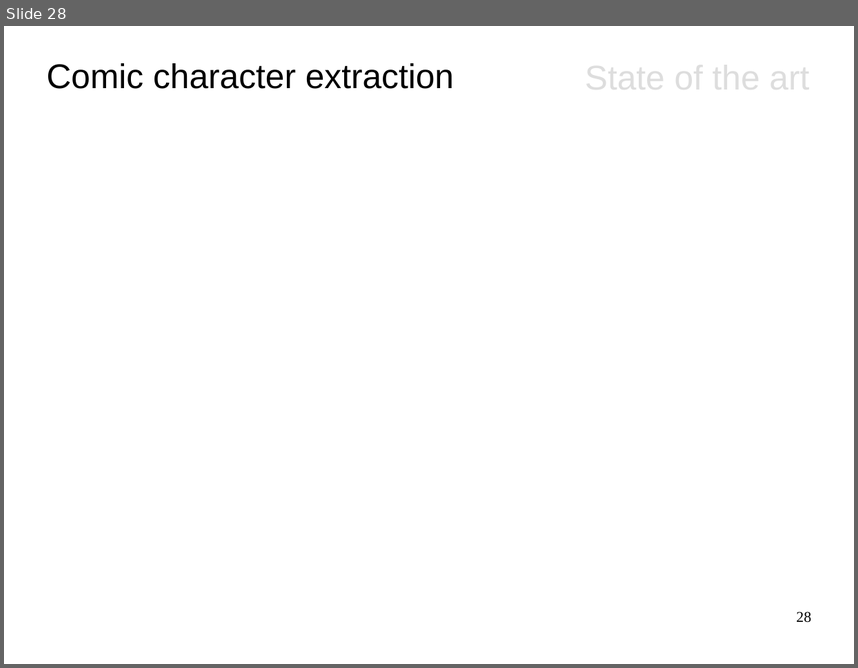
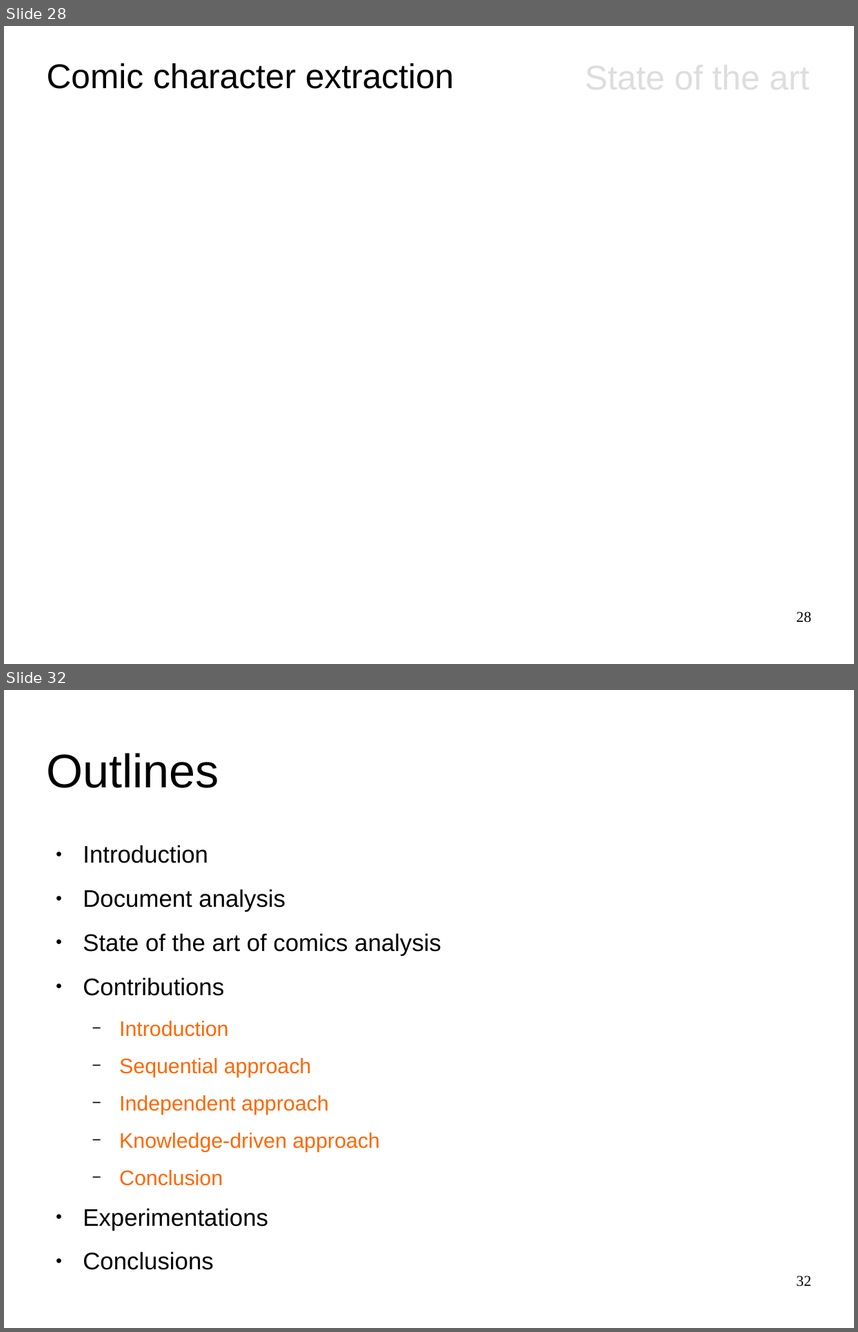
Before and after one commit to crigaud/thesis, a slide deck: presentation/1_context/main.odp. Shown one above the other, each under a label of ours: slide 28 before the commit, slides 28 and 32 after it; the slides between them are not shown. The pictures are 858x668 and 858x1332 pixels, drawn with LibreOffice and Linux fonts; fonts in the diff are those of the drawing. Boxes give left, top, right and bottom in pixels: in the first picture for what was removed or moved away, otherwise in the second. Text is boxed around its words. In the diff, an @@ line names an element or a change of style, - is before the commit and + after.

```diff
--- a/presentation/1_context/main.odp
+++ b/presentation/1_context/main.odp
@@ slide 32 added at bbox=[4, 690, 854, 1328], background #FFFFFF @@
@@ title added at bbox=[47, 753, 219, 788], 44 pt, text #000000 @@
+Outlines
@@ text added at bbox=[83, 845, 441, 1185], 22.4 pt, text #000000 @@
+● Introduction
+● Document analysis
+● State of the art of comics analysis
+● Contributions
+  − Introduction
+  − Sequential approach
+  − Independent approach
+  − Knowledge-driven approach
+  − Conclusion
+● Experimentations
+● Conclusions
@@ page number added at bbox=[796, 1275, 811, 1286], 14 pt, text #000000 @@
+32
```
Also in this commit, not shown: 7 slides changed, 3 other slides added, 9 other files.
